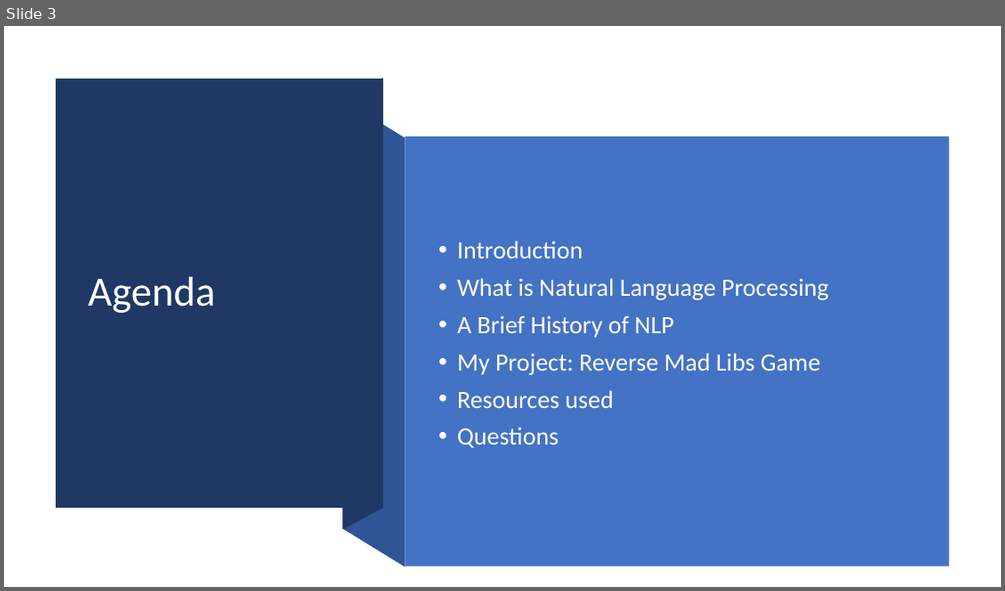
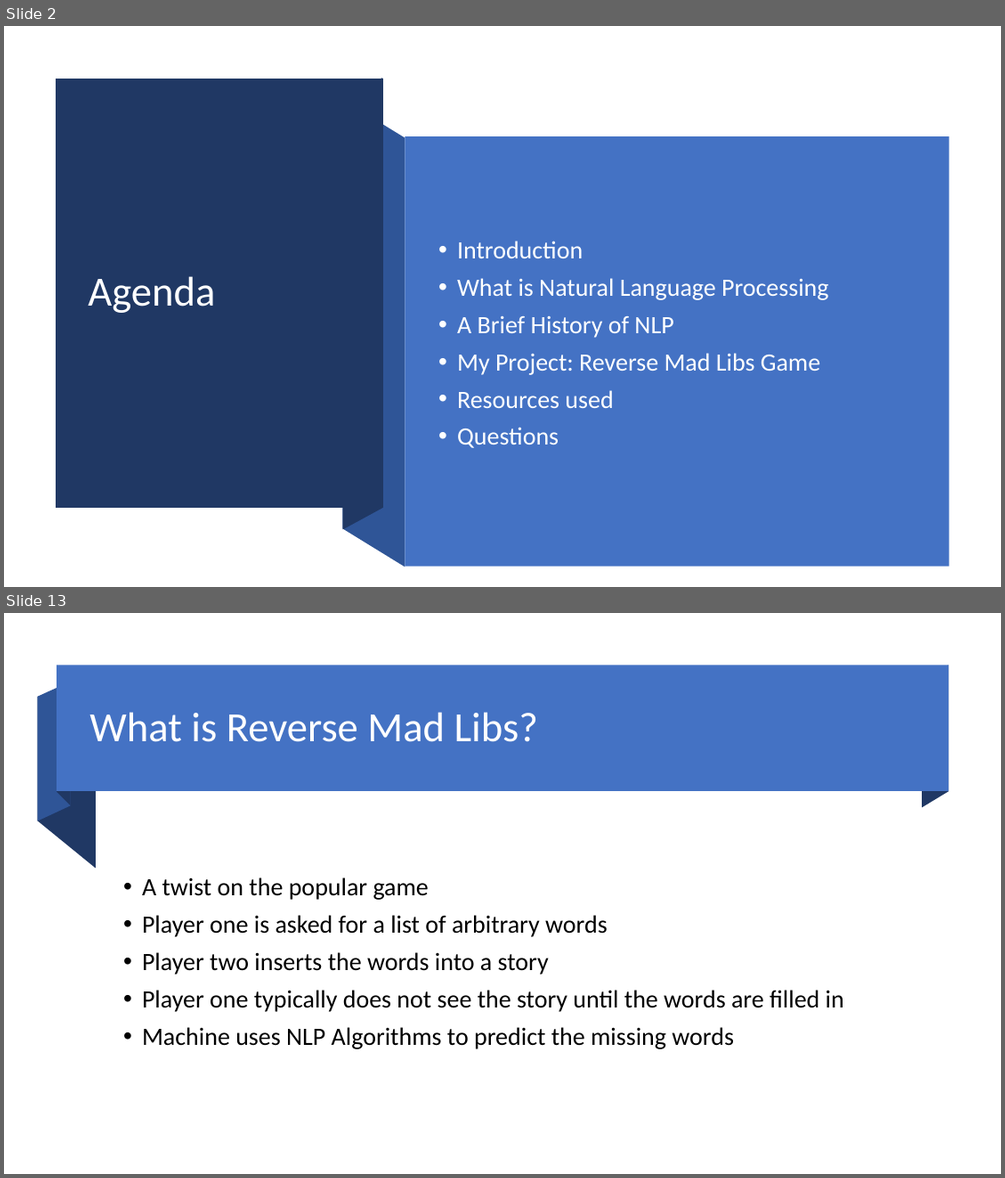
Before and after one commit to scottbing/SB_6000_NLP, a slide deck: Reverse Mad Libs.pptx. Shown one above the other, each under a label of ours: slide 3 before the commit, slides 2 and 13 after it; the slides between them are not shown. The pictures are 1005x591 and 1005x1178 pixels, drawn with LibreOffice and Linux fonts; fonts in the diff are those of the drawing. Boxes give left, top, right and bottom in pixels: in the first picture for what was removed or moved away, otherwise in the second. Text is boxed around its words. In the diff, an @@ line names an element or a change of style, - is before the commit and + after.

```diff
--- a/Reverse Mad Libs.pptx
+++ b/Reverse Mad Libs.pptx
@@ slide 13 added at box(4, 613, 1001, 1174), background #FFFFFF @@
@@ rectangle added at box(57, 666, 948, 792), fill #4472C4 @@
@@ freeform shape added at box(57, 666, 71, 805), fill #203864 @@
@@ freeform shape added at box(922, 666, 948, 808), fill #203864 @@
@@ freeform shape added at box(38, 682, 71, 821), fill #2F5597 @@
@@ freeform shape added at box(38, 697, 96, 868), fill #203864 @@
@@ title added at box(89, 712, 538, 742), 40 pt, text #FFFFFF @@
+What is Reverse Mad Libs?
@@ text added at box(142, 877, 844, 1049), 24 pt, text #000000 @@
+• A twist on the popular game
+• Player one is asked for a list of arbitrary words
+• Player two inserts the words into a story
+• Player one typically does not see the story until the words are filled in
+• Machine uses NLP Algorithms to predict the missing words
@@ what was slide 3 is now slide 2 @@
```
Also in this commit, not shown: 4 slides changed, 13 other slides added, 2 slides removed, 3 other files.
